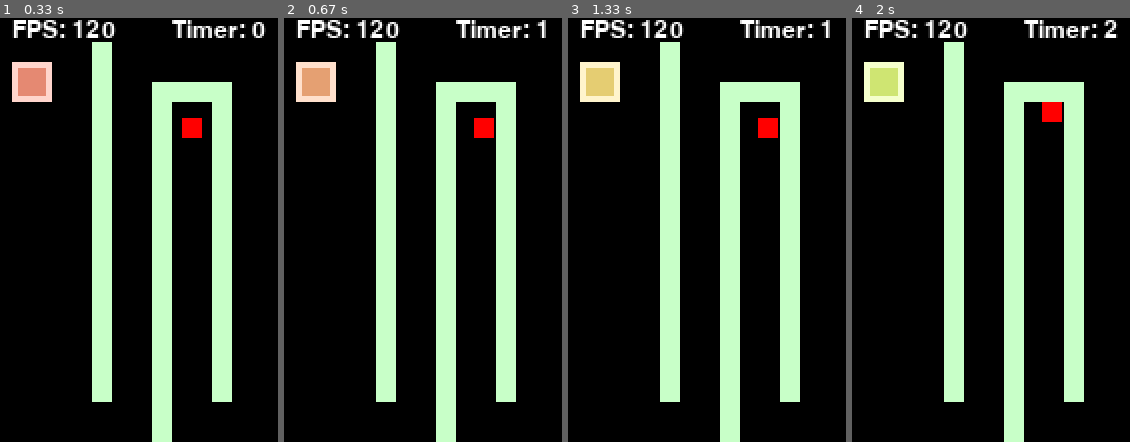
Above: before the commit, frames 1-4 (left to right).
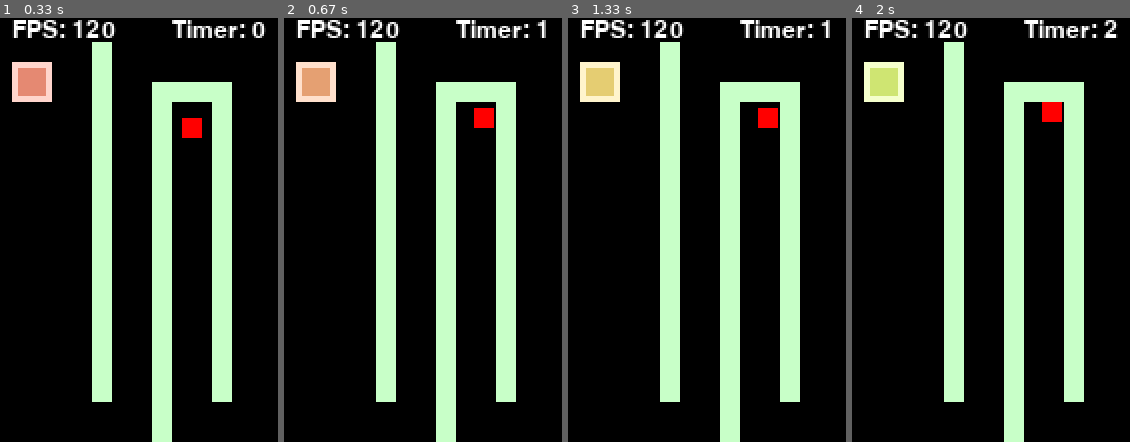
Above: after the commit, the same moments.

Repository: zadeviggers/12dts
Game: pygame game, started from python/maze-game/maze-game.py
Same seed, same stepped clock (60 frames per second), same inputs: the game is played once before the commit and once after it.
Inputs:
- Up to frame 1 (0.33 s): no input
- Up to frame 2 (0.67 s): hold W from 0.33 s (still down); hold Right from 0.33 s (still down)
- Up to frame 3 (1.33 s): release W at 0.8 s; release Right at 0.8 s; tap A at 0.83 s
- Up to frame 4 (2 s): hold Up from 1.67 s (still down)

Frame 1 is identical in both runs. In frame 2, 0.3% of the frame differs, in the area x 68-76%, y 21-29%; in frame 3, 0.3%; in frame 4, nothing differs.

Commit message:
allow multiple sets of keys for movement
Signed-off-by: Zade Viggers <zade.viggers@gmail.com>

Diff:
--- a/python/maze-game/maze-game.py
+++ b/python/maze-game/maze-game.py
@@ -11,6 +11,13 @@
 # Constants
 configuration_file = "game-data.json"
 gui_height = 12
+keymap = {
+    "restart": [pygame.K_SPACE, pygame.K_r],
+    "up": [pygame.K_UP, pygame.K_w],
+    "down": [pygame.K_DOWN, pygame.K_s],
+    "left": [pygame.K_LEFT, pygame.K_a],
+    "right": [pygame.K_RIGHT, pygame.K_d],
+}
 
 # Load game settings from config file
 game = None
@@ -400,7 +407,8 @@
                 (0, 0, window.get_width(), window.get_height()))
 
         # Handle restarts
-        if keys[pygame.K_SPACE]:
+        # Check if any of the restart keys are pressed
+        if any(keys[key] for key in keymap["restart"]):
             # Reset variables
             game_won = False
             win_message_rendered = False
@@ -424,16 +432,23 @@
         # Player movement #
 
         # Movement left
-        if keys[pygame.K_LEFT]:
+        # Check if any of the left keys are pressed
+        if any(keys[key] for key in keymap["left"]):
             player_x_velocity -= game["player_walk_speed"] * delta_time * player_speed_multiplier
+
         # Movement right
-        if keys[pygame.K_RIGHT]:
+        # Check if any of the right keys are pressed
+        if any(keys[key] for key in keymap["right"]):
             player_x_velocity += game["player_walk_speed"] * delta_time * player_speed_multiplier
+
         # Movement up
-        if keys[pygame.K_UP]:
+        # Check if any of the up keys are pressed
+        if any(keys[key] for key in keymap["up"]):
             player_y_velocity -= game["player_walk_speed"] * delta_time * player_speed_multiplier
+
         # Movement down
-        if keys[pygame.K_DOWN]:
+        # Check if any of the down keys are pressed
+        if any(keys[key] for key in keymap["down"]):
             player_y_velocity += game["player_walk_speed"] * delta_time * player_speed_multiplier
 
         # Apply drag
